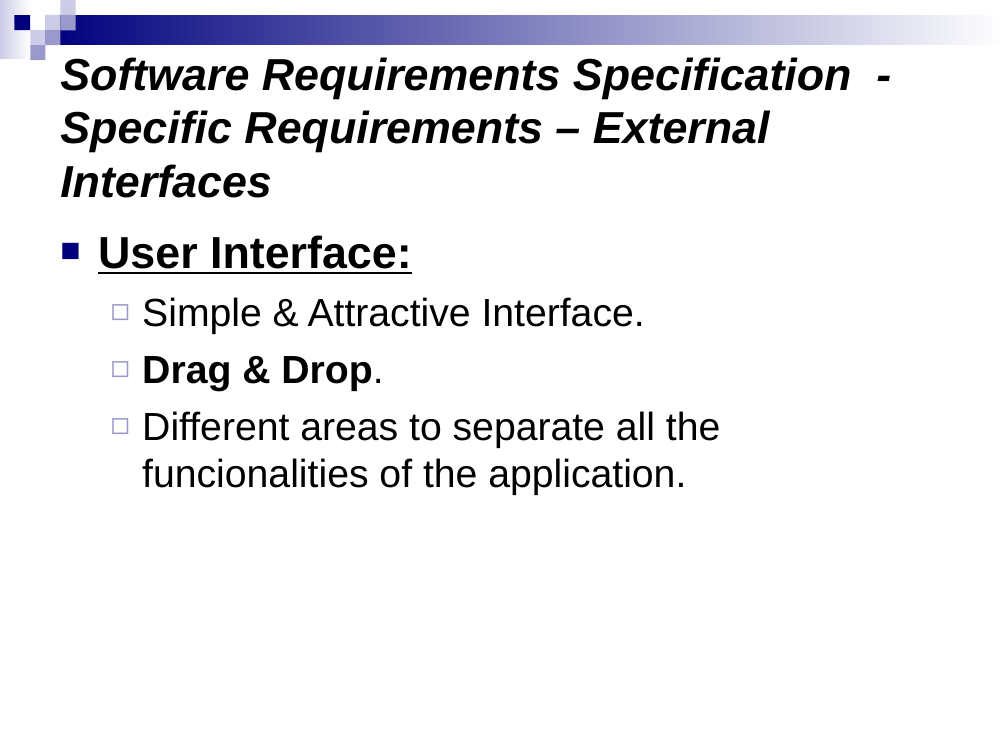
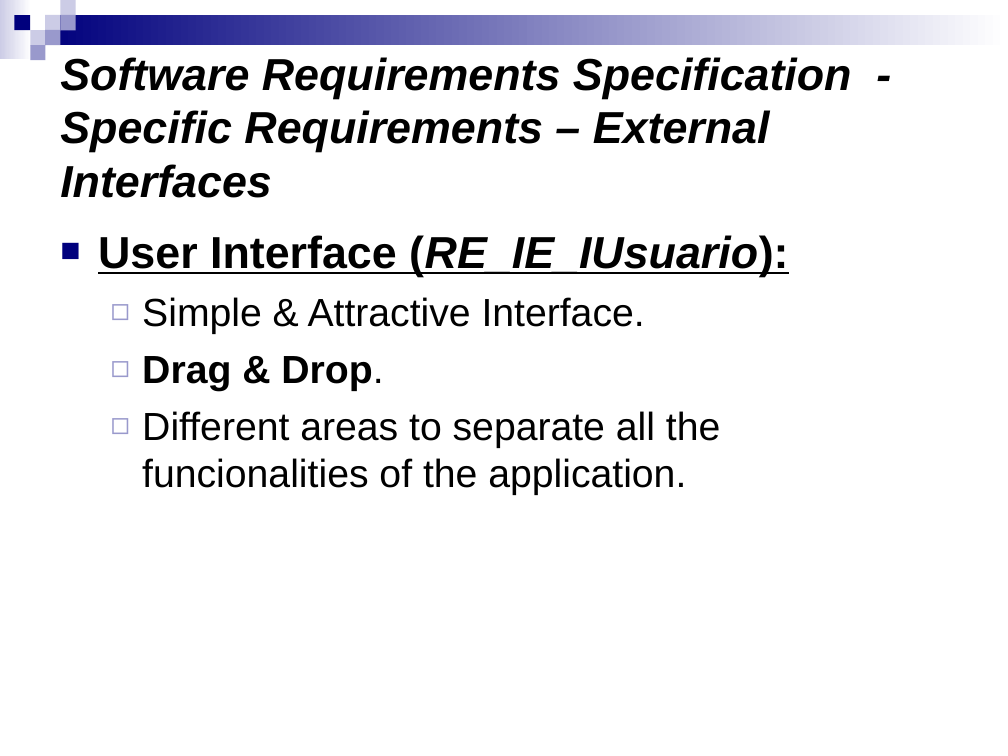
Before and after one commit to salcedonia/egorilla-software-engineering-2008-2009, a slide deck: slide 25 of doc/PresentacionIS.ppt. Drawn at 1008x756 pixels with LibreOffice and Linux fonts; fonts in the diff are those of the drawing. Boxes give left, top, right and bottom in pixels: in the first picture for what was removed or moved away, otherwise in the second. Text is boxed around its words. In the diff, an @@ line names an element or a change of style, - is before the commit and + after.

```diff
--- a/doc/PresentacionIS.ppt
+++ b/doc/PresentacionIS.ppt
@@ text at (98, 235, 788, 277): text changed @@
-■ User Interface:
+■ User Interface (RE_IE_IUsuario):
```
Also in this commit, not shown: 5 other slides changed, 4 slides added.
